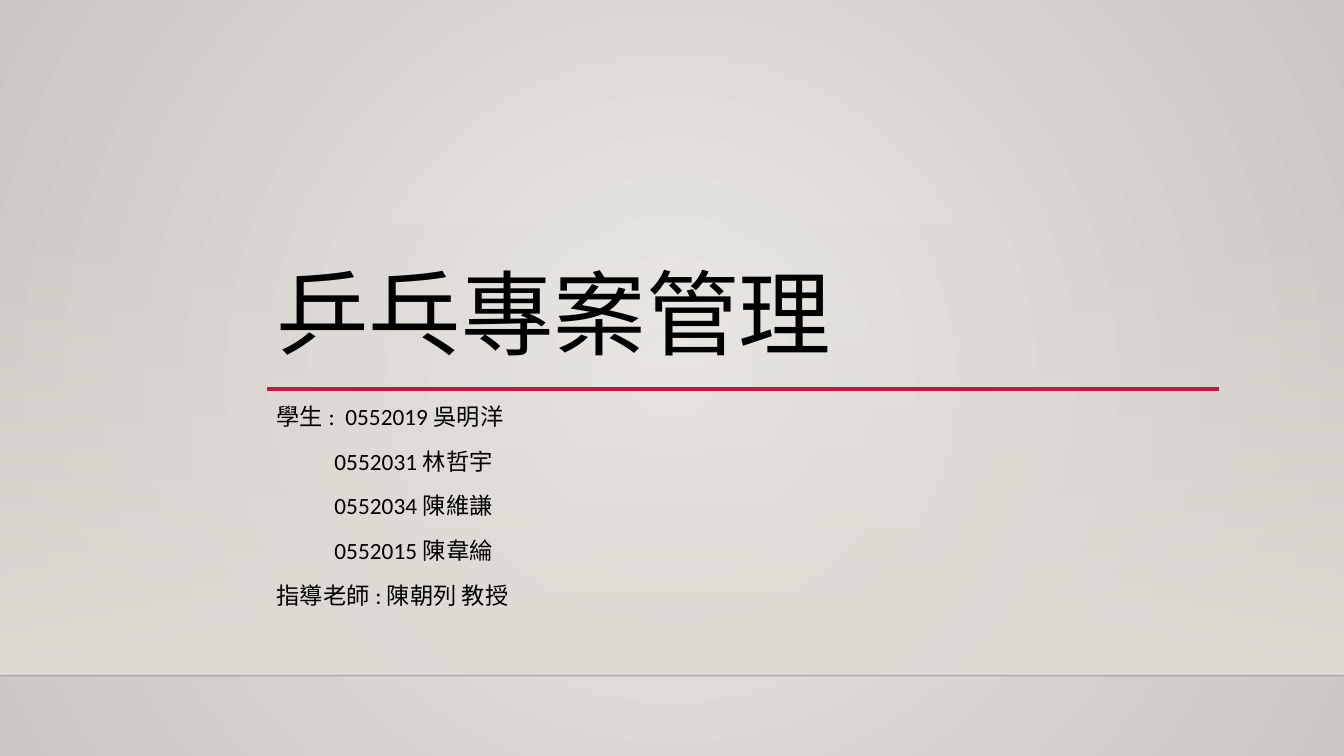
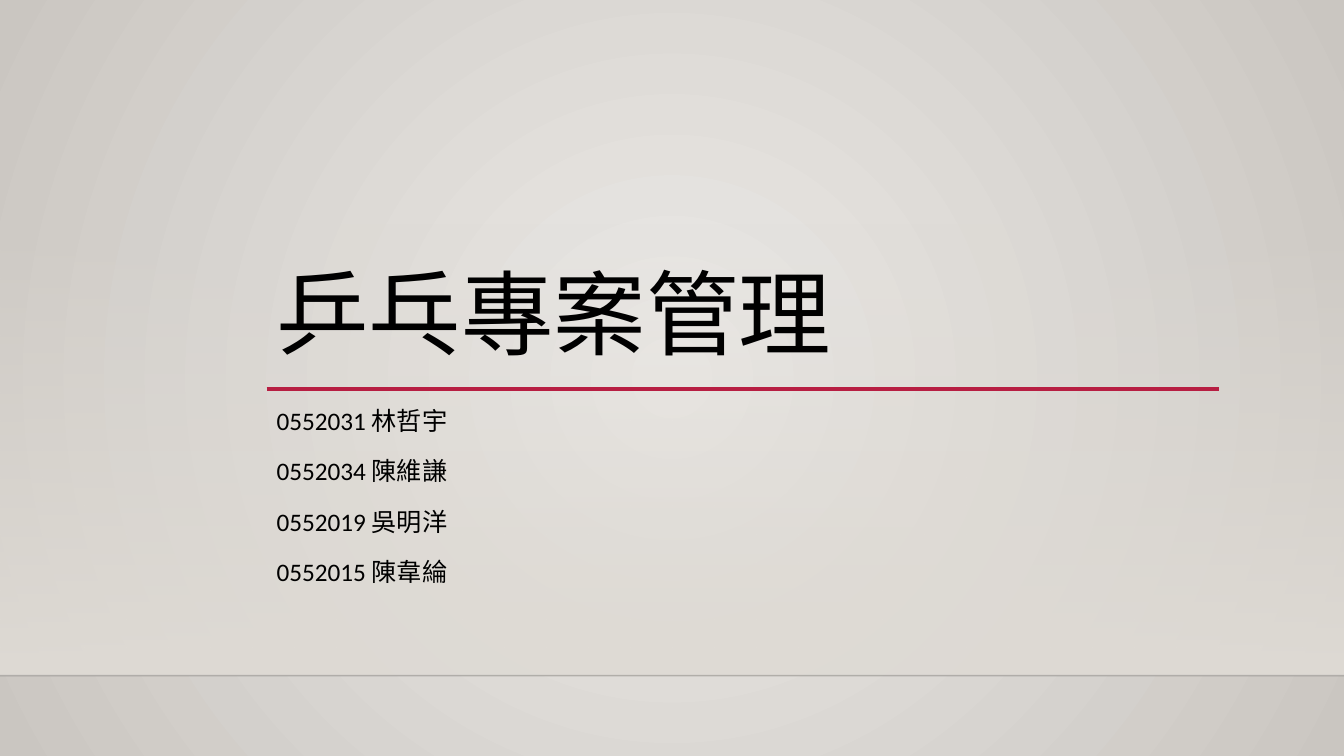
Before and after one commit to mingyang13795/Ping_Pong, a slide deck: slide 1 of 專案管理.pptx. Drawn at 1344x756 pixels with LibreOffice and Linux fonts; fonts in the diff are those of the drawing; background and template pictures are left out. Boxes give left, top, right and bottom in pixels: in the first picture for what was removed or moved away, otherwise in the second. Text is boxed around its words. In the diff, an @@ line names an element or a change of style, - is before the commit and + after.

```diff
--- a/專案管理.pptx
+++ b/專案管理.pptx
@@ subtitle at (277,405,503,427): paragraph removed @@
-學生 : 0552019 吳明洋
@@ subtitle at (277,408,448,583): size 16.6 to 18 pt in "0552031 林哲宇", "0552034 陳維謙", "0552015 陳韋綸"; line spacing 1.1 to 1.2 @@
@@ subtitle at (277,510,448,533): paragraph added @@
+0552019 吳明洋
@@ subtitle at (277,584,509,606): paragraph removed @@
-指導老師 : 陳朝列 教授
```
Also in this commit, not shown: 5 other slides changed, 4 slides added, 1 slide removed.
